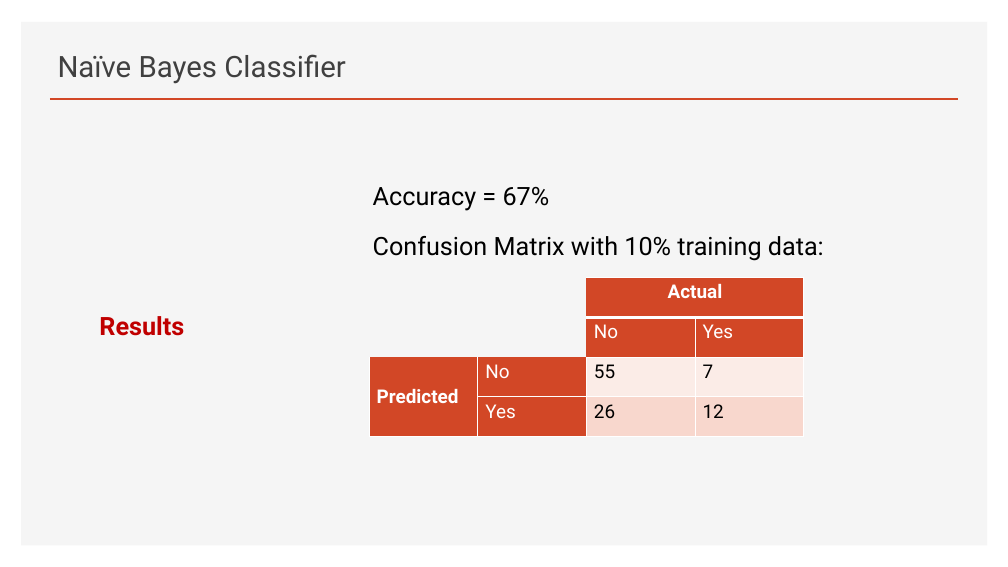
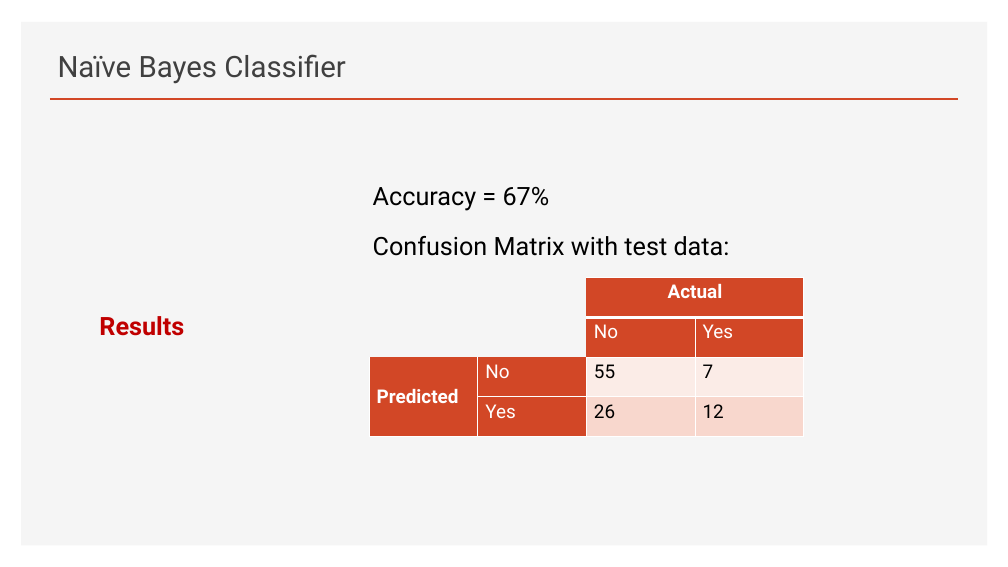
Before and after one commit to NavneetPrakashSingh/natural-python, a slide deck: slide 17 of presentation/P-16.pptx. Drawn at 1008x567 pixels with LibreOffice and Linux fonts; fonts in the diff are those of the drawing; background and template pictures are left out. Boxes give left, top, right and bottom in pixels: in the first picture for what was removed or moved away, otherwise in the second. Text is boxed around its words. In the diff, an @@ line names an element or a change of style, - is before the commit and + after.

Commit message:
Fixed minor mistakes

```diff
--- a/presentation/P-16.pptx
+++ b/presentation/P-16.pptx
@@ text at (373,236,730,256): text changed @@
-  Confusion Matrix with 10% training data:
+  Confusion Matrix with test data:
```
